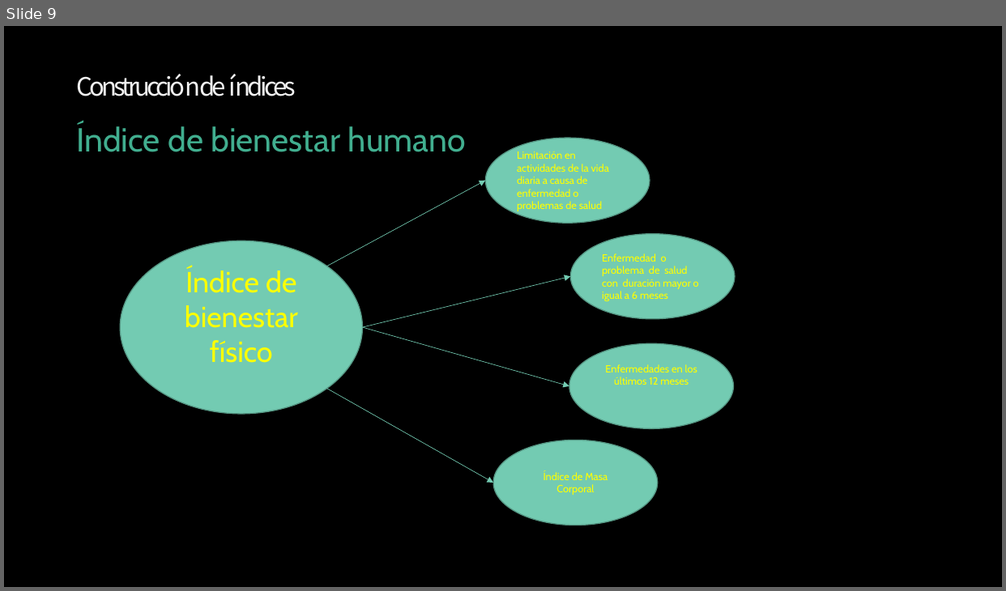
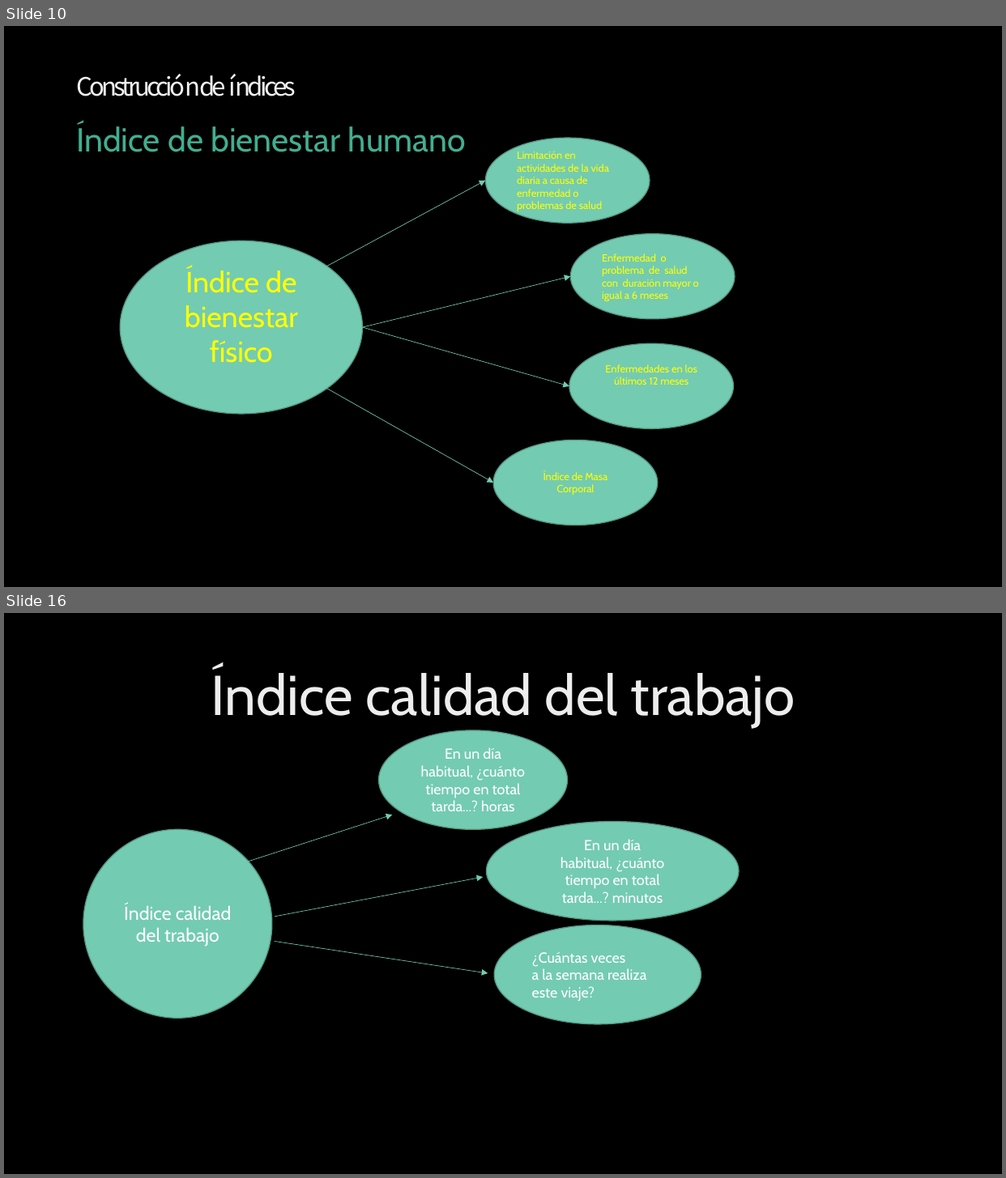
Before and after one commit to Sud-Austral/ds_indices, a slide deck: indices.pptx. Shown one above the other, each under a label of ours: slide 9 before the commit, slides 10 and 16 after it; the slides between them are not shown. The pictures are 1006x591 and 1006x1178 pixels, drawn with LibreOffice and Linux fonts; fonts in the diff are those of the drawing; background and template pictures are left out. Boxes give left, top, right and bottom in pixels: in the first picture for what was removed or moved away, otherwise in the second. Text is boxed around its words. In the diff, an @@ line names an element or a change of style, - is before the commit and + after.

```diff
--- a/indices.pptx
+++ b/indices.pptx
@@ slide 16 added at (4,613,1002,1174), background picture (left out) @@
@@ title added at (211,667,795,727), 54 pt, text gradient #DEDEDE to #EDEDED to #FFFFFF @@
+Índice calidad del trabajo
@@ ellipse added at (379,730,568,829), fill #73CBB2, outline #559684 1 pt, 14 pt, text #FFFFFF @@
+En un día
+habitual, ¿cuánto
+tiempo en total
+tarda...? horas
@@ ellipse added at (83,829,272,1018), fill #73CBB2, outline #559684 1 pt, 18 pt, text #FFFFFF @@
+Índice calidad del trabajo
@@ arrow added from (247, 862) to (393, 815), #73CBB2 0.5 pt @@
@@ ellipse added at (486,822,739,921), fill #73CBB2, outline #559684 1 pt, 14 pt, text #FFFFFF @@
+En un día
+habitual, ¿cuánto
+tiempo en total
+tarda...? minutos
@@ arrow added from (275, 917) to (484, 877), #73CBB2 0.5 pt @@
@@ ellipse added at (494,925,701,1024), fill #73CBB2, outline #559684 1 pt, 14 pt, text #FFFFFF @@
+¿Cuántas veces
+a la semana realiza
+este viaje?
@@ arrow added from (275, 942) to (488, 973), #73CBB2 0.5 pt @@
@@ what was slide 9 is now slide 10 @@
```
Also in this commit, not shown: 17 other slides added, 1 other file.
